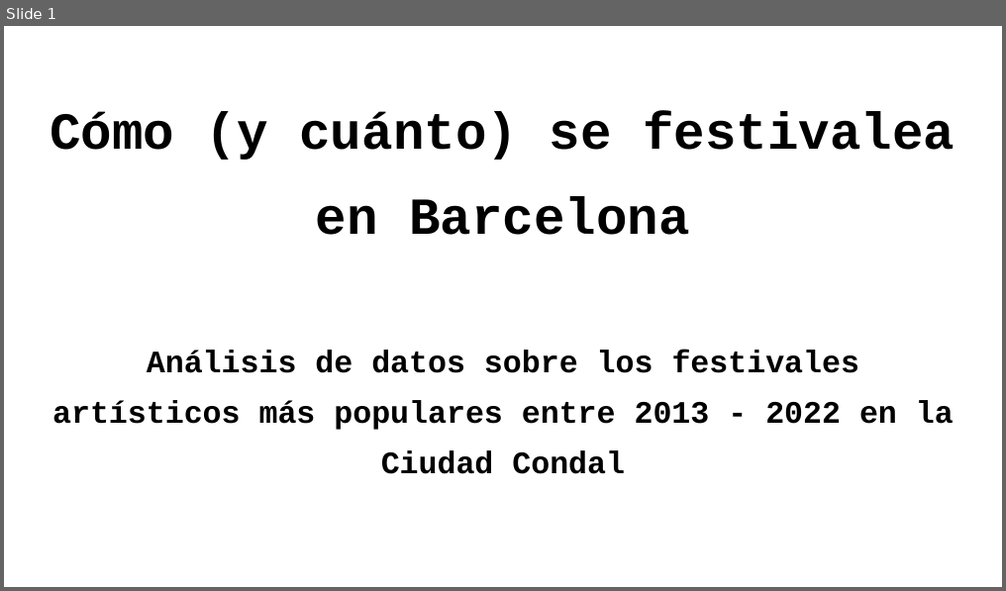
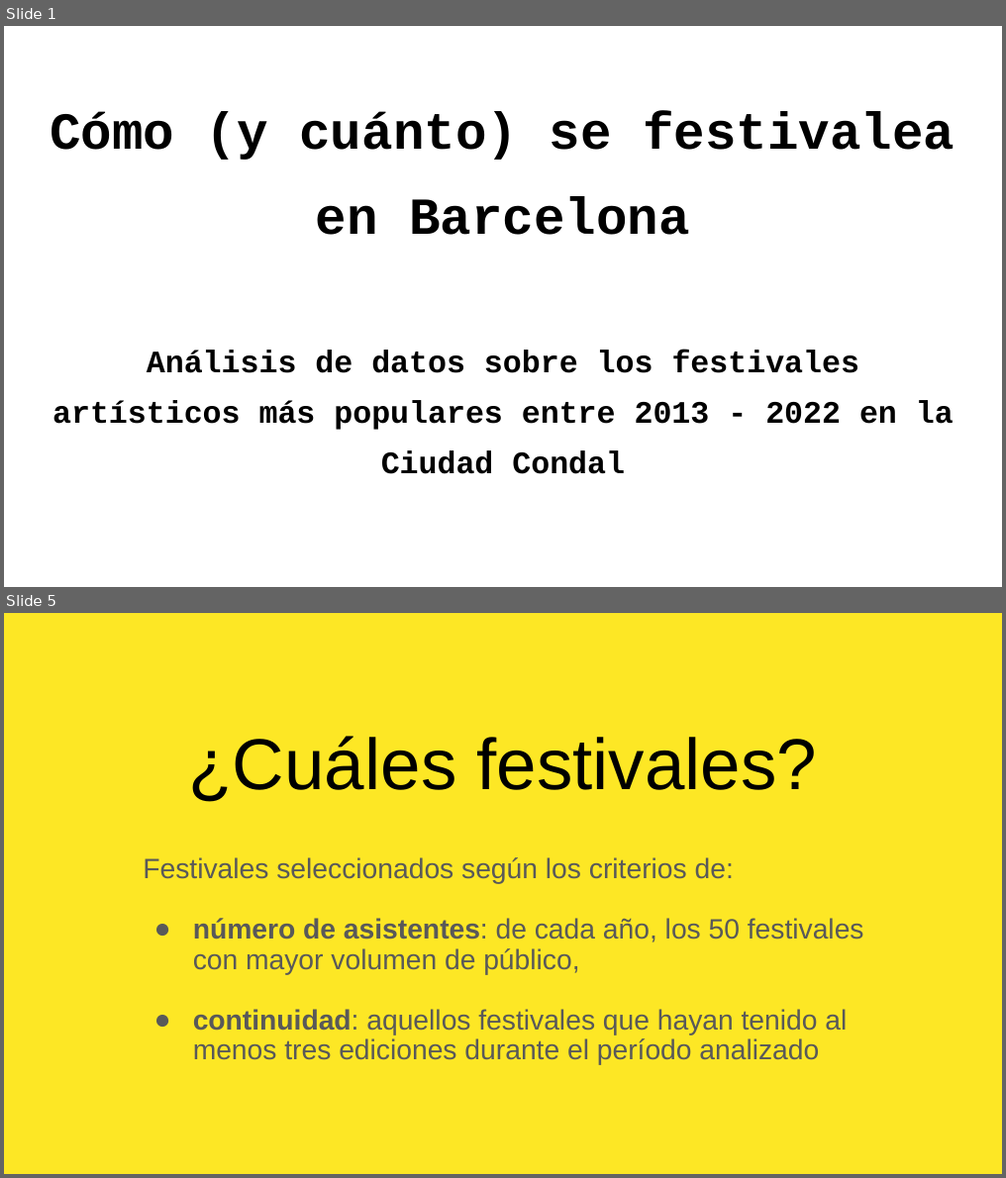
Before and after one commit to marosor/Festivales_Bcn, a slide deck: SRC/Presentacion_Como_cuanto_festivalea_Barcelona.pptx. Shown one above the other, each under a label of ours: slide 1 before the commit, slides 1 and 5 after it; the slides between them are not shown. The pictures are 1006x591 and 1006x1178 pixels, drawn with LibreOffice and Linux fonts; fonts in the diff are those of the drawing; background and template pictures are left out. Boxes give left, top, right and bottom in pixels: in the first picture for what was removed or moved away, otherwise in the second. Text is boxed around its words. In the diff, an @@ line names an element or a change of style, - is before the commit and + after.

```diff
--- a/SRC/Presentacion_Como_cuanto_festivalea_Barcelona.pptx
+++ b/SRC/Presentacion_Como_cuanto_festivalea_Barcelona.pptx
@@ slide 5 added at box(4, 613, 1002, 1174), background #FDE725 @@
@@ title added at box(189, 736, 817, 802), 52 pt, text #000000 @@
+¿Cuáles festivales?
@@ subtitle added at box(143, 858, 864, 1065), 20.1 pt, text #595959 @@
+Festivales seleccionados según los criterios de:
+● número de asistentes: de cada año, los 50 festivales con mayor volumen de público,
+● continuidad: aquellos festivales que hayan tenido al menos tres ediciones durante el período analizado
```
Also in this commit, not shown: 13 slides changed, 5 other slides added.
